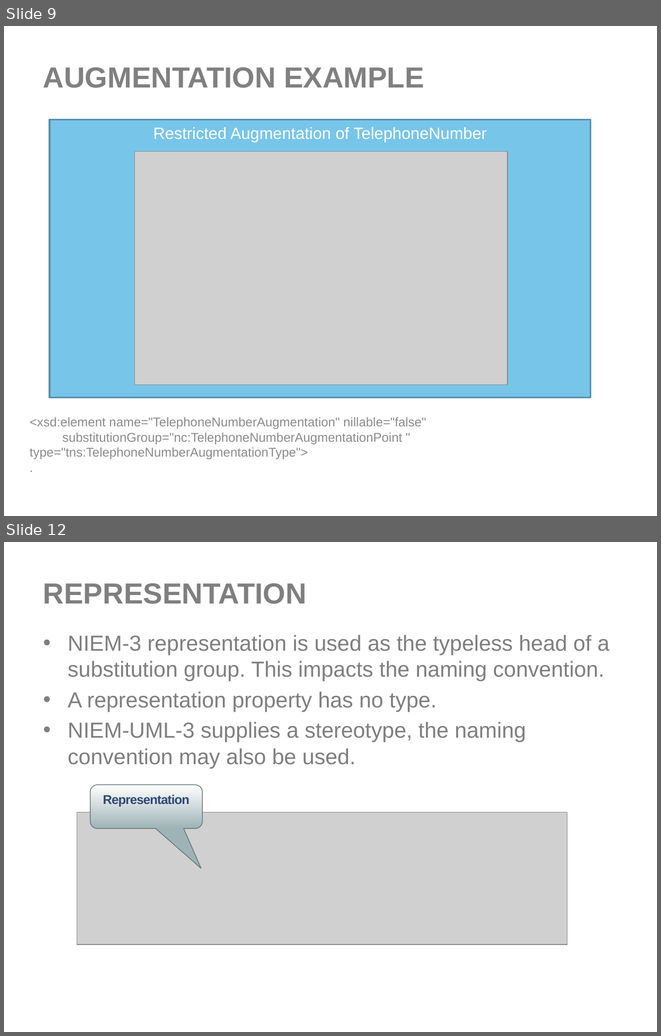
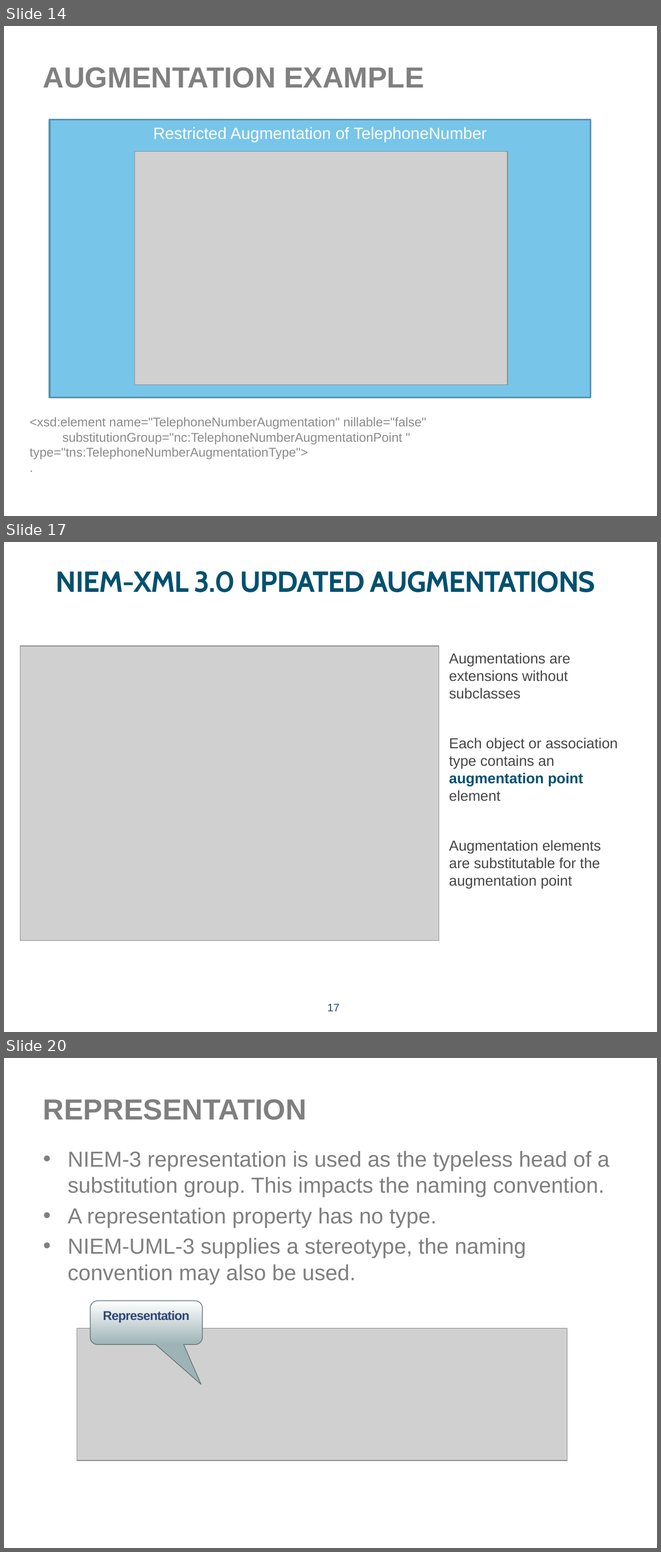
Before and after one commit to NIEM/NIEM-UML, a slide deck: Presentations/NIEM-UML-3-InitialSubmission.pptx. Shown one above the other, each under a label of ours: slides 9 and 12 before the commit, slides 14, 17 and 20 after it; the slides between them are not shown. The pictures are 661x1036 and 661x1552 pixels, drawn with LibreOffice and Linux fonts; fonts in the diff are those of the drawing; grey boxes stand for pictures; background and template pictures are left out. Boxes give left, top, right and bottom in pixels: in the first picture for what was removed or moved away, otherwise in the second. Text is boxed around its words. In the diff, an @@ line names an element or a change of style, - is before the commit and + after.

Commit message:
Presentation updated with NIEM-XML changes

```diff
--- a/Presentations/NIEM-UML-3-InitialSubmission.pptx
+++ b/Presentations/NIEM-UML-3-InitialSubmission.pptx
@@ slide 17 added at bbox=[4, 542, 657, 1032], background picture (left out) @@
@@ title added at bbox=[56, 571, 595, 592], 32 pt, text #00506F, bold @@
+NIEM-XML 3.0 UPDATED AUGMENTATIONS
@@ picture added at bbox=[20, 646, 439, 941] @@
@@ text added at bbox=[449, 653, 618, 888], 16 pt, text #464646 @@
+Augmentations are extensions without subclasses
+Each object or association
+type contains an
+augmentation point element
+Augmentation elements
+are substitutable for the augmentation point
@@ page number added at bbox=[327, 1004, 339, 1011], 12 pt, text #1F497D @@
+17
@@ what was slide 9 is now slide 14 @@
@@ what was slide 12 is now slide 20 @@
```
Also in this commit, not shown: 9 slides changed, 15 other slides added, 1 slide removed, 2 other files.
